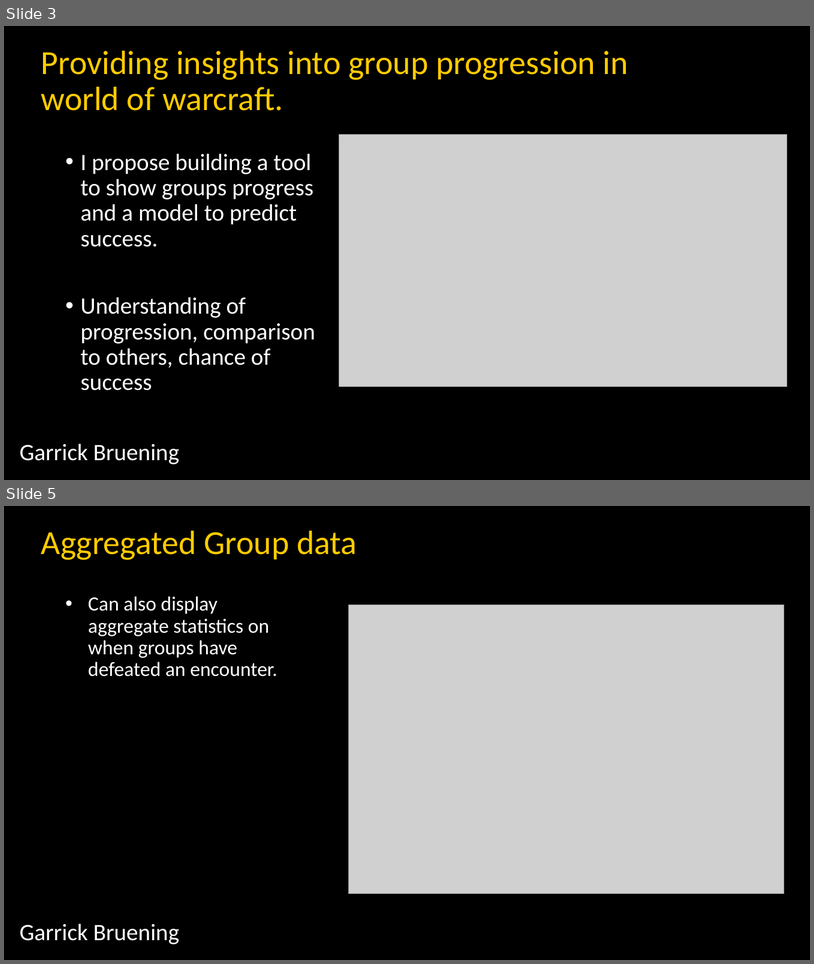
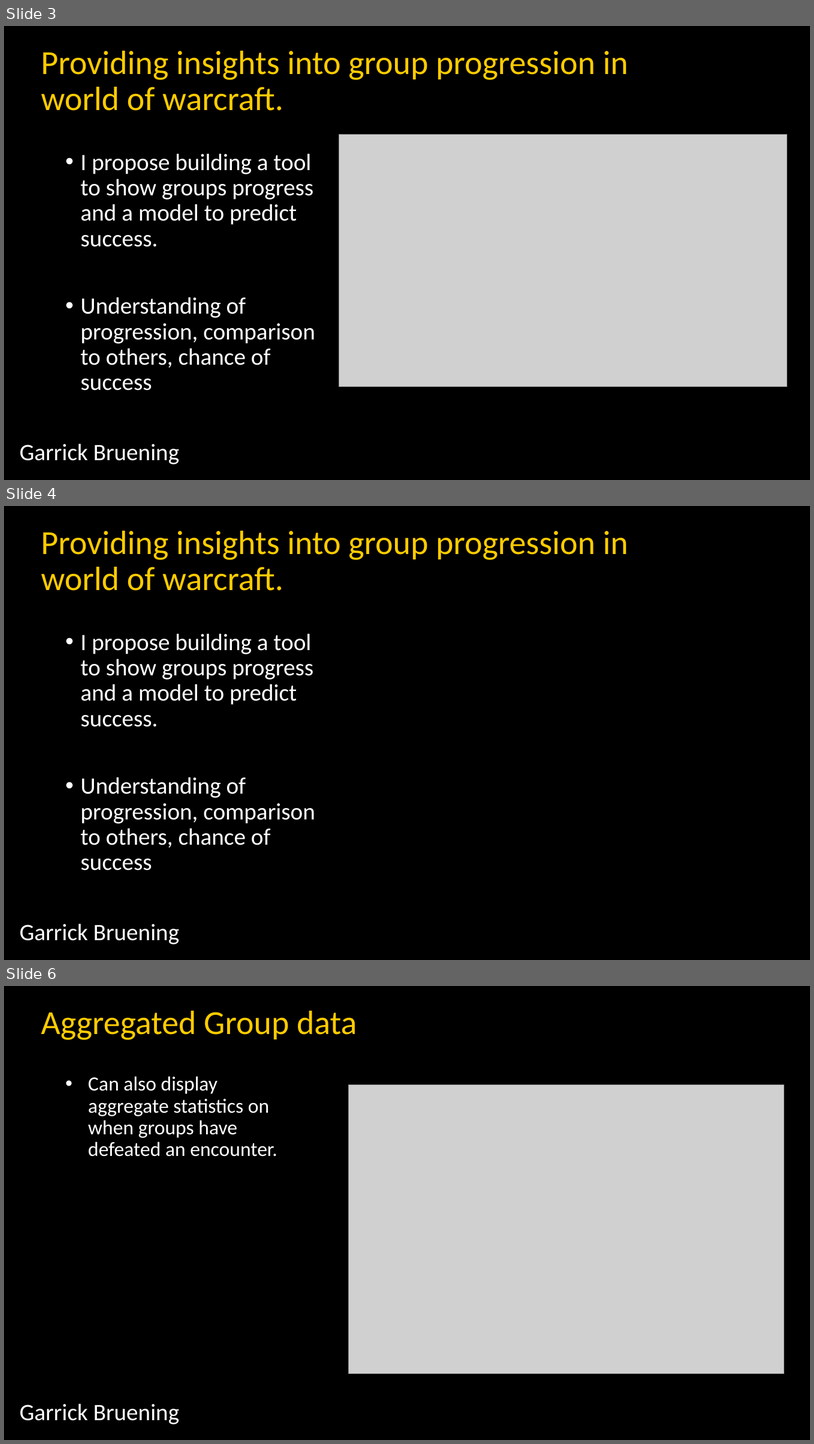
Before and after one commit to GBruening/succes_predictor, a slide deck: TDI/TDI_pitch.pptx. Shown one above the other, each under a label of ours: slides 3 and 5 before the commit, slides 3, 4 and 6 after it; the slides between them are not shown. The pictures are 814x964 and 814x1444 pixels, drawn with LibreOffice and Linux fonts; fonts in the diff are those of the drawing; grey boxes stand for pictures. Boxes give left, top, right and bottom in pixels: in the first picture for what was removed or moved away, otherwise in the second. Text is boxed around its words. In the diff, an @@ line names an element or a change of style, - is before the commit and + after.

```diff
--- a/TDI/TDI_pitch.pptx
+++ b/TDI/TDI_pitch.pptx
@@ slide 4 added at (x1=4, y1=506, x2=810, y2=960), background #000000 @@
@@ text added at (x1=41, y1=531, x2=629, y2=591), 40 pt, text #FFCC00 @@
+Providing insights into group progression in world of warcraft.
@@ text added at (x1=81, y1=633, x2=315, y2=870), 28 pt, text #FFFFFF @@
+• I propose building a tool to show groups progress and a model to predict success.
+• Understanding of progression, comparison to others, chance of success
@@ text added at (x1=20, y1=923, x2=179, y2=944), 28 pt, text #FFFFFF @@
+Garrick Bruening
@@ what was slide 5 is now slide 6 @@
```
Also in this commit, not shown: 8 other files.
